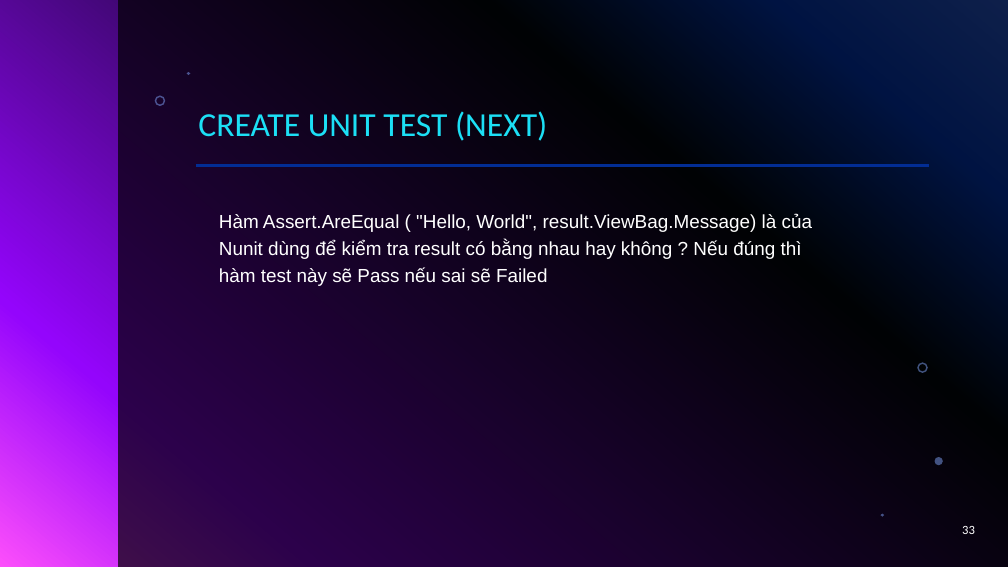
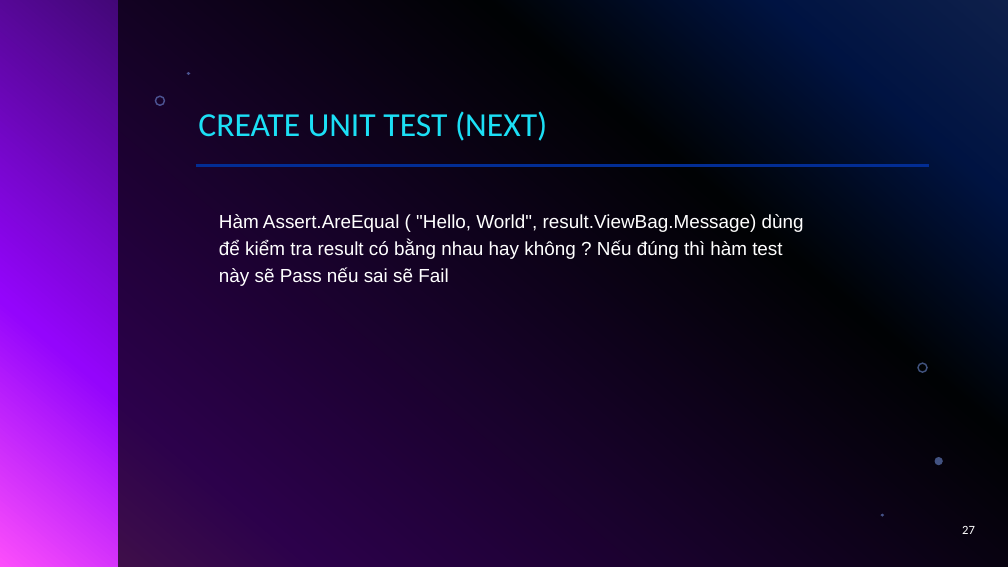
Before and after one commit to haohao0550/CongNghePhanMem, a slide deck: slide 27 of CNPM15_NHOM01_102220014_102220020_Github_CodeStyle_UnitCode.pptx (slide 33 before the commit). Drawn at 1008x567 pixels with LibreOffice and Linux fonts; fonts in the diff are those of the drawing; background and template pictures are left out. Boxes give left, top, right and bottom in pixels: in the first picture for what was removed or moved away, otherwise in the second. Text is boxed around its words. In the diff, an @@ line names an element or a change of style, - is before the commit and + after.

```diff
--- a/CNPM15_NHOM01_102220014_102220020_Github_CodeStyle_UnitCode.pptx
+++ b/CNPM15_NHOM01_102220014_102220020_Github_CodeStyle_UnitCode.pptx
@@ text at [219, 214, 804, 286]: text changed @@
-Hàm Assert.AreEqual ( "Hello, World", result.ViewBag.Message) là của Nunit dùng để kiểm tra result có bằng nhau hay không ? Nếu đúng thì hàm test này sẽ Pass nếu sai sẽ Failed
+Hàm Assert.AreEqual ( "Hello, World", result.ViewBag.Message) dùng để kiểm tra result có bằng nhau hay không ? Nếu đúng thì hàm test này sẽ Pass nếu sai sẽ Fail
@@ page number at [962, 526, 975, 534]: text changed @@
-33
+27
```
Also in this commit, not shown: 5 other slides changed, 8 slides added, 15 slides removed.
